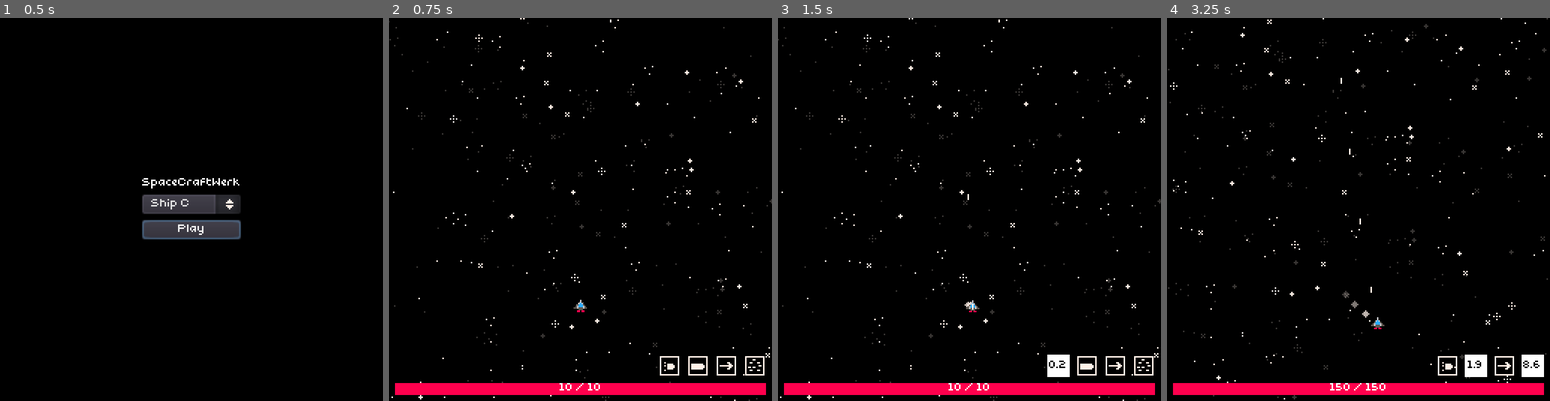
Above: before the commit, frames 1-4 (left to right).
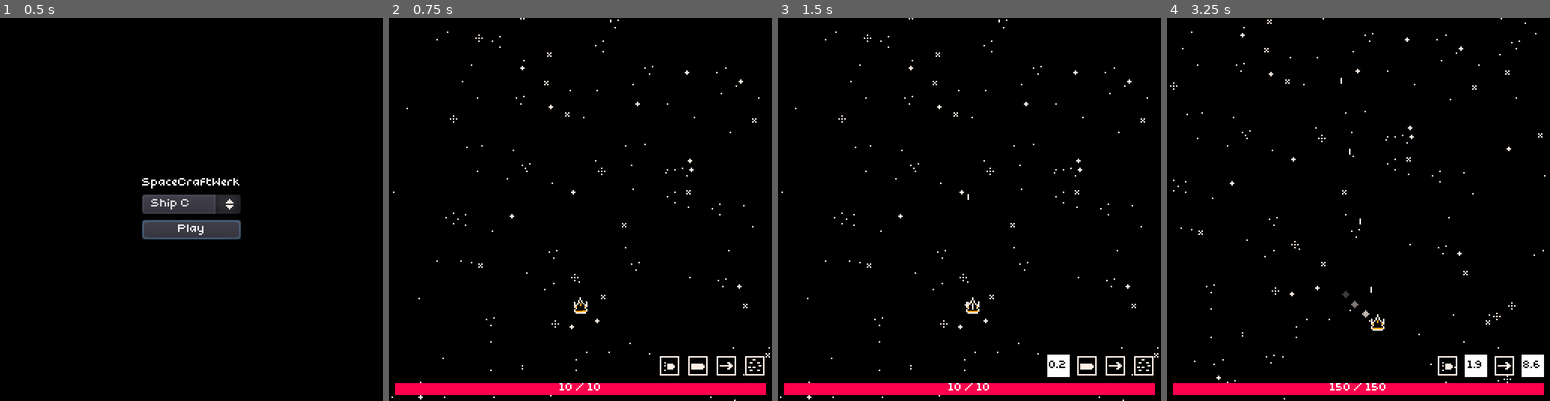
Above: after the commit, the same moments.

Repository: littlegustv/spacecraftwerk
Game: Godot game, scene res://MainMenu.tscn
Two runs of this game, one before a commit and one after it. Both use one fixed random seed, a clock stepped at 60 frames per second and the inputs below.
Inputs (mouse positions are in pixels of both pictures, inside the frame that each line leads up to):
- Up to frame 1 (0.5 s): no input
- Up to frame 2 (0.75 s): click "Play" at 0.5 s
- Up to frame 3 (1.5 s): tap Enter at 1.25 s; move the mouse to (1053, 190) at 1.27 s; press the mouse at (1053, 190) at 1.28 s; hold D (right) from 1.28 s (still down)
- Up to frame 4 (3.25 s): move the mouse to (1281, 228) at 2.02 s; release D (right) at 2.03 s; release the mouse at (1281, 228) at 2.03 s; hold S (down) 2.03-2.78 s; right-click (1281, 228) at 2.1 s; move the mouse to (1396, 125) at 2.77 s; hold D (right) from 2.78 s (still down); hold R (special) from 2.78 s (still down)

Frame 1 is identical in both runs. In frame 2, 0.5% of the frame differs, in the area x 0-100%, y 0-100%; in frame 3, 0.5%; in frame 4, 0.6%.

Commit message:
unique sprite, stats for ship models

Diff:
--- a/Game.tscn
+++ b/Game.tscn
@@ -18,6 +18,7 @@
 region_rect = Rect2( 0, 0, 2048, 5120 )
 
 [node name="SpaceTop" type="ParallaxLayer" parent="ParallaxBackground"]
+visible = false
 motion_scale = Vector2( 0.6, 0.6 )
 
 [node name="Sprite" type="Sprite" parent="ParallaxBackground/SpaceTop"]
--- a/gameobjects/Player.tscn
+++ b/gameobjects/Player.tscn
@@ -40,6 +40,7 @@
 max_health = 150
 
 [node name="Sprite" parent="." index="0"]
+rotation = -1.5708
 texture = ExtResource( 3 )
 
 [node name="Camera2D" type="Camera2D" parent="." index="1"]
--- a/gameobjects/Ship.gd
+++ b/gameobjects/Ship.gd
@@ -18,6 +18,7 @@
 var alive : bool = true
 
 onready var items = $CanvasLayer/VBoxContainer/Items
+onready var sprite = $Sprite
 
 func proc( proc_chance : float, target = null ):
 	for item in items.get_children():
--- a/gameobjects/enemies/BaseEnemy.gd
+++ b/gameobjects/enemies/BaseEnemy.gd
@@ -18,7 +18,7 @@
 
 func die():
 	Globals.player.score += bounty
-	if randi() % 100 < 25:
+	if randi() % 100 < 50:
 		var item_pickup = ITEM_PICKUP.instance()
 		item_pickup.position = position
 		get_tree().current_scene.add_child( item_pickup )
--- /dev/null
+++ b/gameobjects/player/AbilityModule.gd
@@ -0,0 +1,14 @@
+extends HBoxContainer
+
+onready var parent = get_parent().get_parent().get_parent().get_parent()
+
+export ( Texture ) var texture
+export ( int ) var speed = 80
+export ( int ) var base_damage  = 10
+export ( int ) var max_health = 150
+
+func _ready():
+	parent.sprite.texture = texture
+	parent.SPEED = speed
+	parent.base_damage = base_damage
+	parent.max_health = max_health
--- /dev/null
+++ b/gameobjects/player/AbilityModule.tscn
@@ -0,0 +1,14 @@
+[gd_scene load_steps=2 format=2]
+
+[ext_resource path="res://gameobjects/player/AbilityModule.gd" type="Script" id=1]
+
+[node name="AbilityModule" type="HBoxContainer"]
+margin_right = 40.0
+margin_bottom = 40.0
+alignment = 2
+script = ExtResource( 1 )
+__meta__ = {
+"_edit_use_anchors_": false
+}
+
+[node name="Sprite" type="Sprite" parent="."]
--- a/gameobjects/player/Ship C.tscn
+++ b/gameobjects/player/Ship C.tscn
@@ -1,33 +1,30 @@
-[gd_scene load_steps=5 format=2]
+[gd_scene load_steps=7 format=2]
 
 [ext_resource path="res://gameobjects/player/abilities/BasicSecondary.tscn" type="PackedScene" id=1]
 [ext_resource path="res://gameobjects/player/abilities/BasicSpecial.tscn" type="PackedScene" id=2]
 [ext_resource path="res://gameobjects/player/abilities/BasicUtility.tscn" type="PackedScene" id=3]
 [ext_resource path="res://gameobjects/player/abilities/BasicPrimary.tscn" type="PackedScene" id=4]
+[ext_resource path="res://gameobjects/player/AbilityModule.tscn" type="PackedScene" id=5]
+[ext_resource path="res://gameobjects/player/c.png" type="Texture" id=6]
 
-[node name="Abilities" type="HBoxContainer"]
-margin_right = 40.0
-margin_bottom = 40.0
-alignment = 2
-__meta__ = {
-"_edit_use_anchors_": false
-}
+[node name="AbilityModule" instance=ExtResource( 5 )]
+texture = ExtResource( 6 )
 
-[node name="BasicPrimary" parent="." instance=ExtResource( 4 )]
+[node name="BasicPrimary" parent="." index="1" instance=ExtResource( 4 )]
 margin_right = 15.0
 margin_bottom = 40.0
 
-[node name="BasicSecondary" parent="." instance=ExtResource( 1 )]
+[node name="BasicSecondary" parent="." index="2" instance=ExtResource( 1 )]
 margin_left = 19.0
 margin_right = 34.0
 margin_bottom = 40.0
 
-[node name="BasicUtility" parent="." instance=ExtResource( 3 )]
+[node name="BasicUtility" parent="." index="3" instance=ExtResource( 3 )]
 margin_left = 38.0
 margin_right = 53.0
 margin_bottom = 40.0
 
-[node name="BasicSpecial" parent="." instance=ExtResource( 2 )]
+[node name="BasicSpecial" parent="." index="4" instance=ExtResource( 2 )]
 margin_left = 57.0
 margin_right = 72.0
 margin_bottom = 40.0
--- a/gameobjects/player/Ship H.tscn
+++ b/gameobjects/player/Ship H.tscn
@@ -1,35 +1,33 @@
-[gd_scene load_steps=5 format=2]
+[gd_scene load_steps=7 format=2]
 
 [ext_resource path="res://gameobjects/player/abilities/HuntressPrimary.tscn" type="PackedScene" id=1]
 [ext_resource path="res://gameobjects/player/abilities/HSpecial.tscn" type="PackedScene" id=2]
 [ext_resource path="res://gameobjects/player/abilities/HUtility.tscn" type="PackedScene" id=3]
 [ext_resource path="res://gameobjects/player/abilities/HSecondary.tscn" type="PackedScene" id=4]
+[ext_resource path="res://gameobjects/player/AbilityModule.tscn" type="PackedScene" id=5]
+[ext_resource path="res://gameobjects/player/h.png" type="Texture" id=6]
 
-[node name="Abilities" type="HBoxContainer"]
-margin_top = 225.0
-margin_right = 248.0
-margin_bottom = 240.0
-alignment = 2
-__meta__ = {
-"_edit_use_anchors_": false
-}
+[node name="AbilityModule" instance=ExtResource( 5 )]
+texture = ExtResource( 6 )
+speed = 110
+base_damage = 8
+max_health = 110
 
-[node name="HuntressPrimary" parent="." instance=ExtResource( 1 )]
-margin_left = 176.0
-margin_right = 191.0
-margin_bottom = 15.0
+[node name="HuntressPrimary" parent="." index="1" instance=ExtResource( 1 )]
+margin_right = 15.0
+margin_bottom = 40.0
 
-[node name="HSecondary" parent="." instance=ExtResource( 4 )]
-margin_left = 195.0
-margin_right = 210.0
-margin_bottom = 15.0
+[node name="HSecondary" parent="." index="2" instance=ExtResource( 4 )]
+margin_left = 19.0
+margin_right = 34.0
+margin_bottom = 40.0
 
-[node name="HUtility" parent="." instance=ExtResource( 3 )]
-margin_left = 214.0
-margin_right = 229.0
-margin_bottom = 15.0
+[node name="HUtility" parent="." index="3" instance=ExtResource( 3 )]
+margin_left = 38.0
+margin_right = 53.0
+margin_bottom = 40.0
 
-[node name="HSpecial" parent="." instance=ExtResource( 2 )]
-margin_left = 233.0
-margin_right = 248.0
-margin_bottom = 15.0
+[node name="HSpecial" parent="." index="4" instance=ExtResource( 2 )]
+margin_left = 57.0
+margin_right = 72.0
+margin_bottom = 40.0
Binary file added: gameobjects/player/c.png
Not shown, added: gameobjects/player/c.png.import
Binary file added: gameobjects/player/h.png
Not shown, added: gameobjects/player/h.png.import
